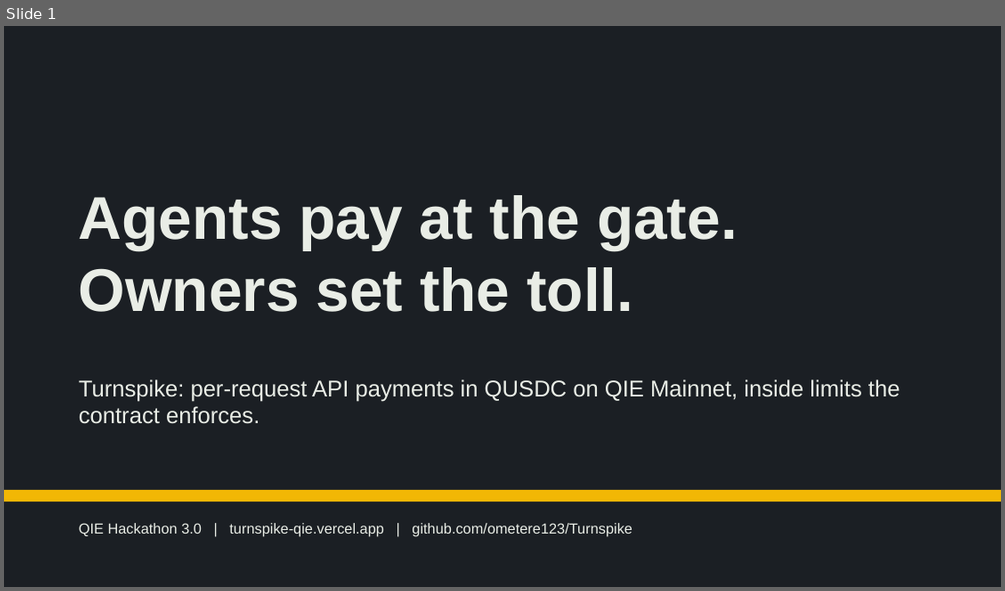
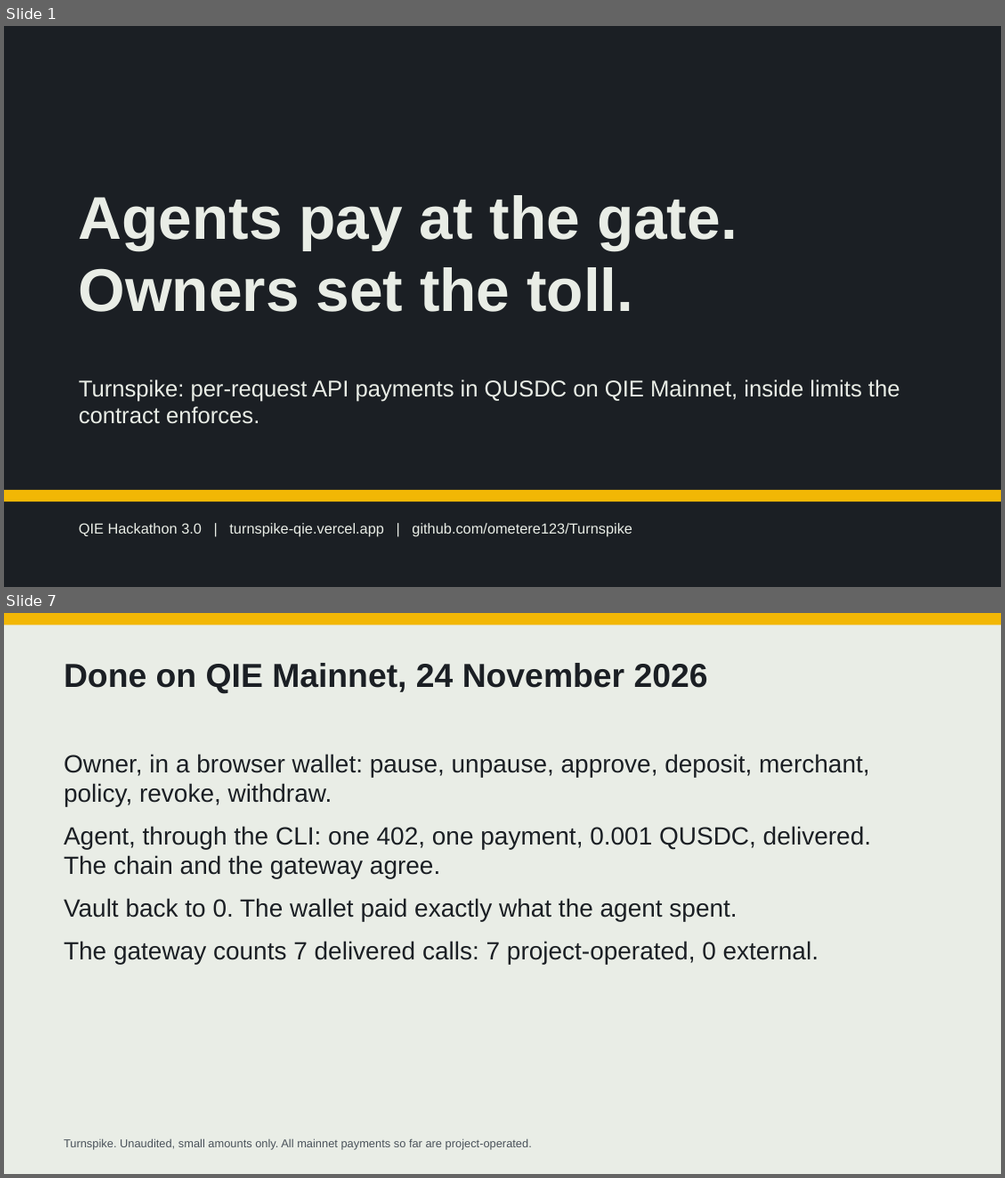
Before and after one commit to ometere123/Turnspike, a slide deck: docs/submission/presentation/Turnspike-presentation.pptx. Shown one above the other, each under a label of ours: slide 1 before the commit, slides 1 and 7 after it; the slides between them are not shown. The pictures are 1005x591 and 1005x1178 pixels, drawn with LibreOffice and Linux fonts; fonts in the diff are those of the drawing. Boxes give left, top, right and bottom in pixels: in the first picture for what was removed or moved away, otherwise in the second. Text is boxed around its words. In the diff, an @@ line names an element or a change of style, - is before the commit and + after.

```diff
--- a/docs/submission/presentation/Turnspike-presentation.pptx
+++ b/docs/submission/presentation/Turnspike-presentation.pptx
@@ slide 7 added at (4, 613, 1001, 1174), background #FFFFFF @@
@@ rectangle added at (4, 613, 1001, 1174), fill #E9EDE6 @@
@@ rectangle added at (4, 613, 1001, 625), fill #F2B705 @@
@@ text added at (64, 663, 708, 694), 32 pt, text #1B1F24, bold @@
+Done on QIE Mainnet, 24 November 2026
@@ text added at (64, 754, 871, 964), 24 pt, text #1B1F24 @@
+Owner, in a browser wallet: pause, unpause, approve, deposit, merchant, policy, revoke, withdraw.
+Agent, through the CLI: one 402, one payment, 0.001 QUSDC, delivered. The chain and the gateway agree.
+Vault back to 0. The wallet paid exactly what the agent spent.
+The gateway counts 7 delivered calls: 7 project-operated, 0 external.
@@ text added at (64, 1138, 532, 1150), 11 pt, text #4A525A @@
+Turnspike. Unaudited, small amounts only. All mainnet payments so far are project-operated.
```
Also in this commit, not shown: 8 slides changed, 35 other files.
